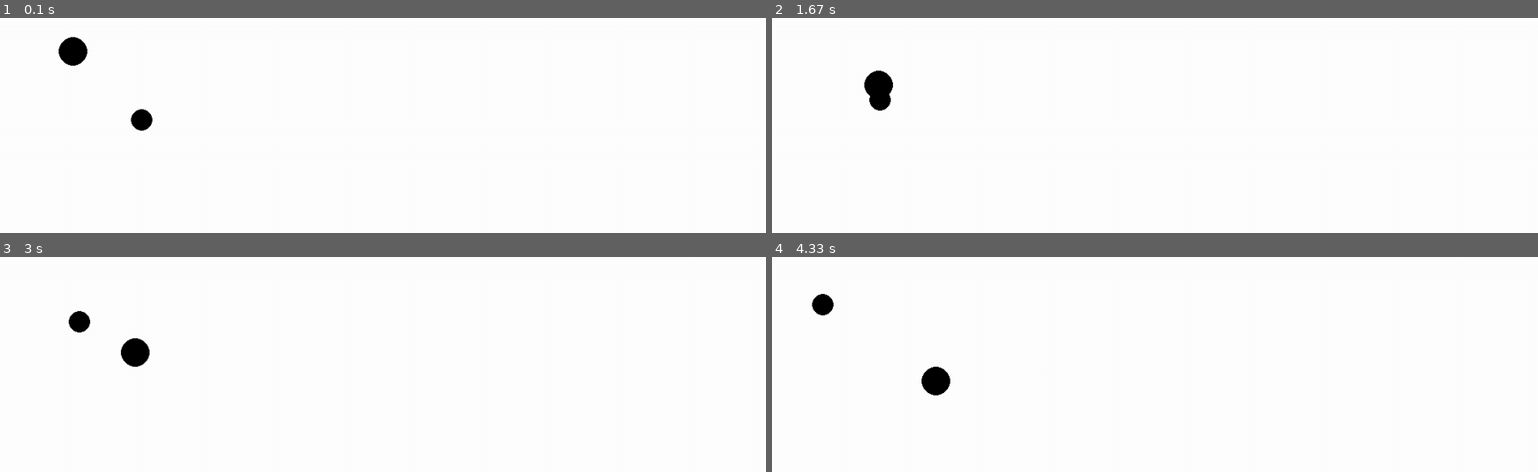
Above: before the commit, frames 1-4 (two rows, left to right).
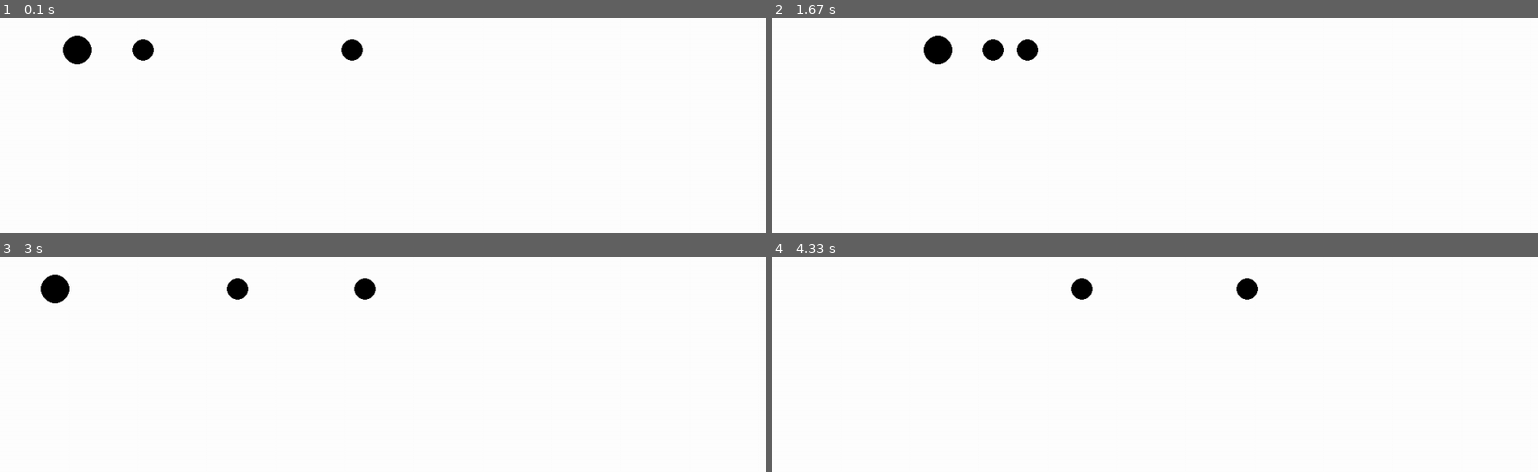
Above: after the commit, the same moments.

Repository: hoischreck/Physics-Engine-2D-CodeNightHPI
Game: pygame game, started from main.py
The game is run twice, just before and just after one commit, with the same random seed, the same clock (stepped at 60 frames per second) and the same inputs.
Inputs:
- Up to frame 1 (0.1 s): no input
- Up to frame 2 (1.67 s): no input
- Up to frame 3 (3 s): no input
- Up to frame 4 (4.33 s): no input

The runs differ from the first frame. In frame 1, 0.9% of the frame differs, in the area x 7-48%, y 7-53%; in frame 2, 1.4%; in frame 3, 1.5%, in the area x 5-50%, y 7-52%; in frame 4, 1.1%.

Commit message:
implement basic collision and momentum transfer

Diff:
--- a/main.py
+++ b/main.py
@@ -14,6 +14,7 @@
         self.pos = pos
         self.prev_pos = self.pos
         self.step_movement = Vector2D(0, 0)
+        self.step_acc = Vector2D(0, 0)
 
         self.mass = mass
 
@@ -29,8 +30,26 @@
     def collide(self, dt: float, other: PhysicsObj):
         distance = self.pos - other.pos
         if distance.magnitude() < (self.radius + other.radius):
-            print("collision")
+            # calculate the new speed
+            v = (
+                self.v * self.mass +
+                (other.v * 2 - self.v) * other.mass
+            ) / (
+                self.mass + other.mass
+            )
 
+            # calculate difference between new pseed and current speed
+            diff = v - self.v
+
+            self.step_acc = self.step_acc + diff
+            #print("collision")
+
+    def postCollide(self, dt: float):
+        self.pos = self.pos + self.step_movement
+        self.step_movement = Vector2D(0, 0)
+
+        self.v = self.v + self.step_acc
+        self.step_acc = Vector2D(0, 0)
 
 class PhysicsCircle(PhysicsObj):
     def __init__(self, game, pos, velocity, mass, radius):
@@ -71,6 +90,10 @@
                 if obj is not other:
                     obj.collide(self.dt, other)
 
+    def applyPostCollisions(self):
+        for obj in self.physicObjs:
+            obj.postCollide(self.dt)
+
 
 
 class PhysicsSim2D(Base2DGame):
@@ -83,10 +106,13 @@
     def setup(self):
         self.physicsManager = PhysicsManager()
         self.physicsManager.addObj(
-            PhysicsCircle(self, pos=Vector2D(100, 100), velocity=Vector2D(5, 5), mass=100, radius=20)
+            PhysicsCircle(self, pos=Vector2D(100, 100), velocity=Vector2D(20, 0), mass=500, radius=20)
         )
         self.physicsManager.addObj(
-            PhysicsCircle(self, pos=Vector2D(200, 200), velocity=Vector2D(-5, -3), mass=50, radius=15)
+            PhysicsCircle(self, pos=Vector2D(200, 100), velocity=Vector2D(1, 0), mass=50, radius=15)
+        )
+        self.physicsManager.addObj(
+            PhysicsCircle(self, pos=Vector2D(500, 100), velocity=Vector2D(-20, 0), mass=500, radius=15)
         )
 
         self.drawingQueue.append(self.physicsManager)
@@ -94,6 +120,7 @@
     def loop(self):
         self.physicsManager.applyStep()
         self.physicsManager.applyCollisions()
+        self.physicsManager.applyPostCollisions()
 
 
 if __name__ == "__main__":
